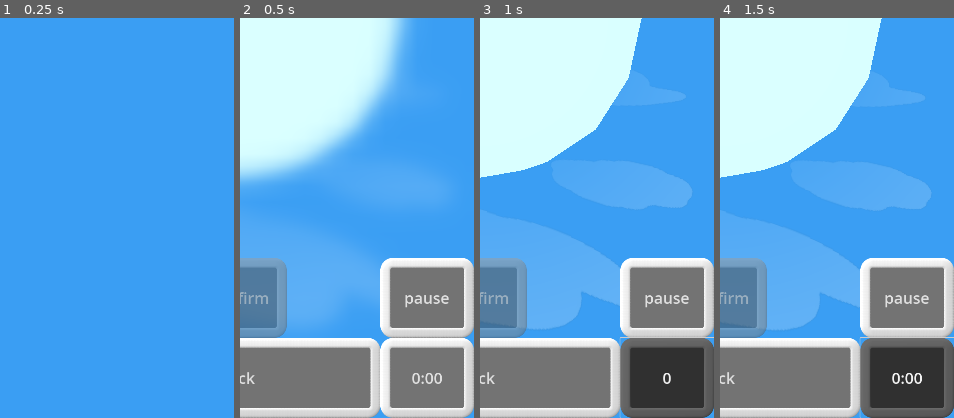
Above: before the commit, frames 1-4 (left to right).
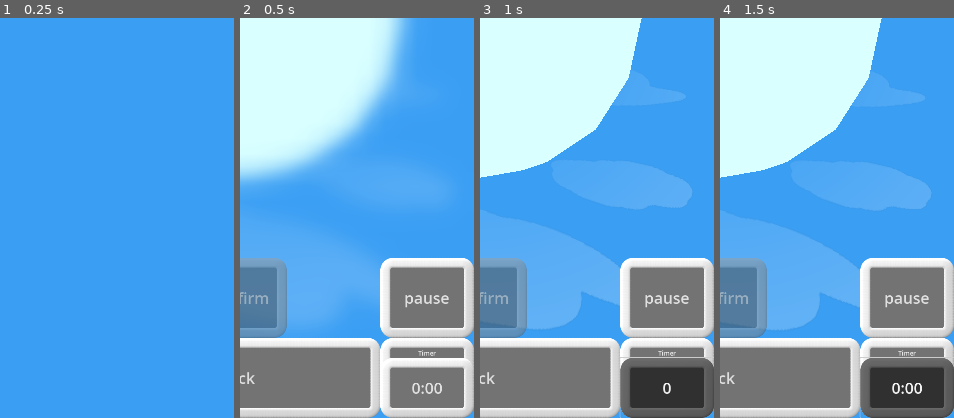
Above: after the commit, the same moments.

Repository: WalynC/sphereSweeperGodot
Game: Godot game, scene res://mainScenes/game.tscn
Same seed, same stepped clock (60 frames per second), same inputs: the game is played once before the commit and once after it. Sound files missing from this copy of the repository are replaced by a short silence.
Inputs:
- Up to frame 1 (0.25 s): no input
- Up to frame 2 (0.5 s): no input
- Up to frame 3 (1 s): click "0:00" at 0.5 s
- Up to frame 4 (1.5 s): click "0" at 1.25 s
The pictures show only the part of the screen within x 50-100%, y 50-100%; the shares and areas given below are measured in that part.

Frame 1 is identical in both runs. In frame 2, 1.2% of the frame differs, in the area x 59-99%, y 83-99%; in frame 3, 3.0%; in frame 4, 3.2%, in the area x 59-100%, y 79-100%.

Commit message:
Adds timer panel

Diff:
--- a/uiScenes/game_ui.tscn
+++ b/uiScenes/game_ui.tscn
@@ -107,11 +107,30 @@
 "": SubResource("AnimationLibrary_amicg")
 }
 
+[node name="Panel" type="Panel" parent="."]
+layout_mode = 1
+anchors_preset = -1
+anchor_left = 0.8
+anchor_top = 0.9
+anchor_right = 1.0
+anchor_bottom = 1.0
+
+[node name="Label" type="Label" parent="Panel"]
+layout_mode = 1
+anchors_preset = -1
+anchor_right = 1.0
+anchor_bottom = 0.25
+grow_horizontal = 2
+grow_vertical = 2
+text = "Timer"
+horizontal_alignment = 1
+vertical_alignment = 2
+
 [node name="Timer" type="Button" parent="."]
 layout_mode = 1
 anchors_preset = -1
 anchor_left = 0.8
-anchor_top = 0.9
+anchor_top = 0.925
 anchor_right = 1.0
 anchor_bottom = 1.0
 button_mask = 3
--- a/visualThemes/dayVisualTheme/dayTheme.tres
+++ b/visualThemes/dayVisualTheme/dayTheme.tres
@@ -11,3 +11,4 @@
 Button/styles/hover = ExtResource("2_cunrk")
 Button/styles/normal = ExtResource("3_o2434")
 Button/styles/pressed = ExtResource("4_iatxw")
+Panel/styles/panel = ExtResource("3_o2434")
--- a/visualThemes/nightVisualTheme/nightTheme.tres
+++ b/visualThemes/nightVisualTheme/nightTheme.tres
@@ -9,3 +9,4 @@
 Button/styles/hover = ExtResource("1_s87gc")
 Button/styles/normal = ExtResource("1_s87gc")
 Button/styles/pressed = ExtResource("1_s87gc")
+Panel/styles/panel = ExtResource("1_s87gc")
